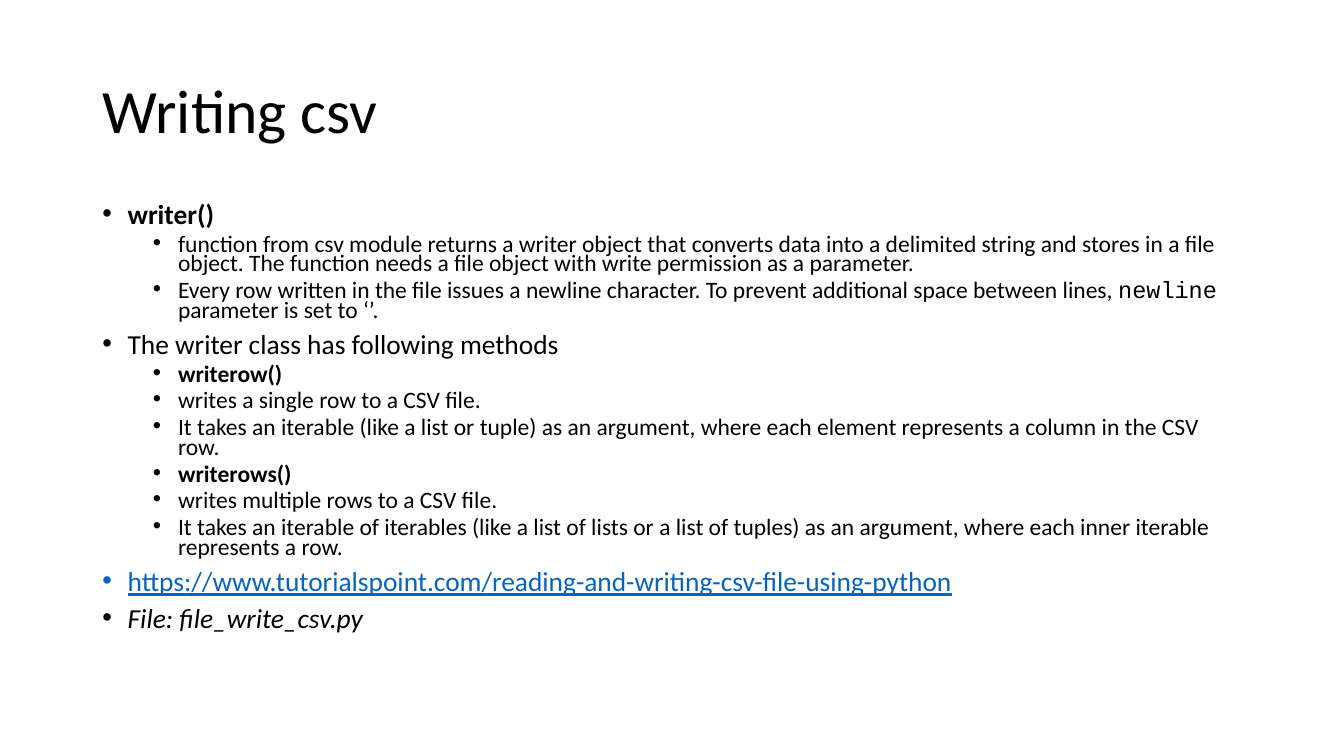
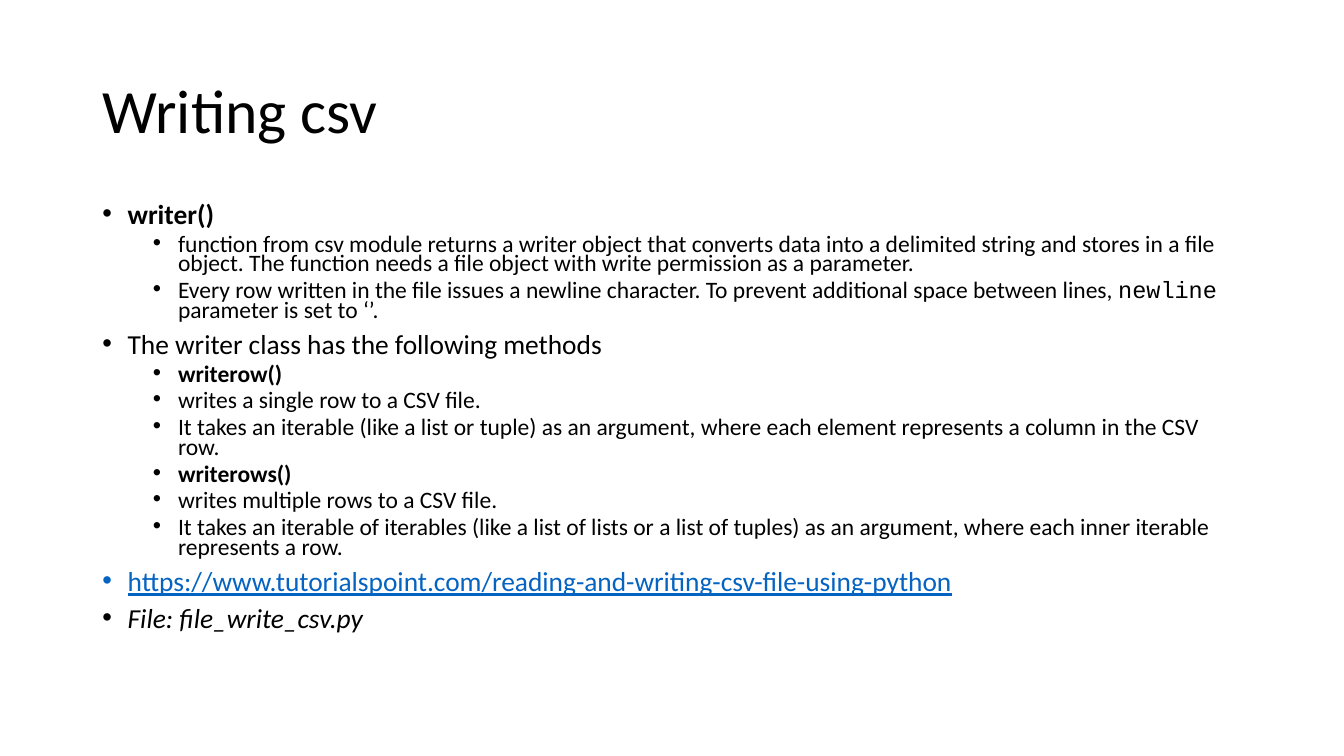
Before and after one commit to moravveji/python_intro_training, a slide deck: slide 39 of slides-pptx/09-Python_intro-io.pptx. Drawn at 1344x756 pixels with LibreOffice and Linux fonts; fonts in the diff are those of the drawing. Boxes give left, top, right and bottom in pixels: in the first picture for what was removed or moved away, otherwise in the second. Text is boxed around its words. In the diff, an @@ line names an element or a change of style, - is before the commit and + after.

```diff
--- a/slides-pptx/09-Python_intro-io.pptx
+++ b/slides-pptx/09-Python_intro-io.pptx
@@ text at (128,335,601,359): text changed @@
-• The writer class has following methods
+• The writer class has the following methods
```
Also in this commit, not shown: 9 other slides changed, 3 other files.
